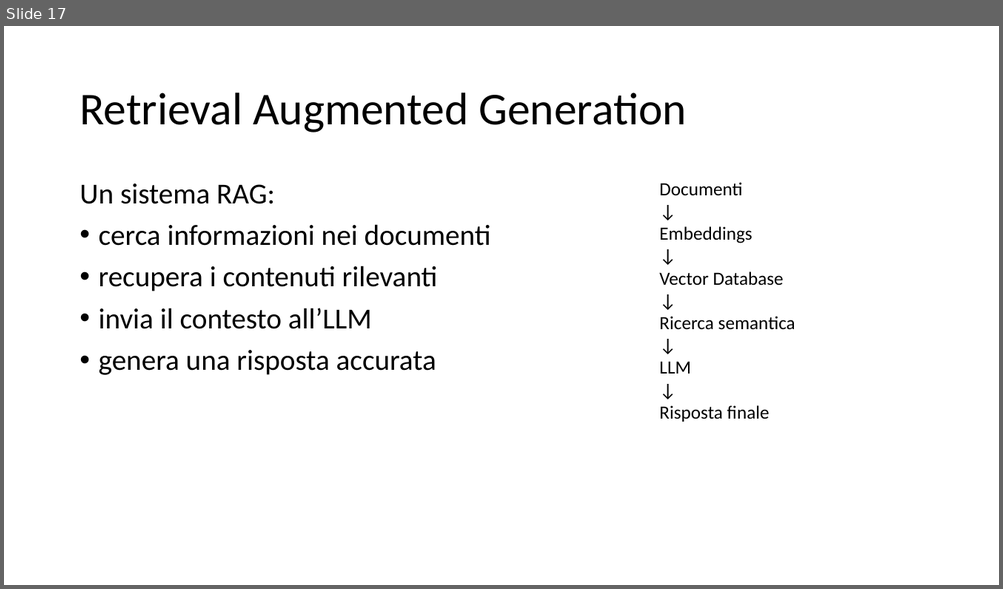
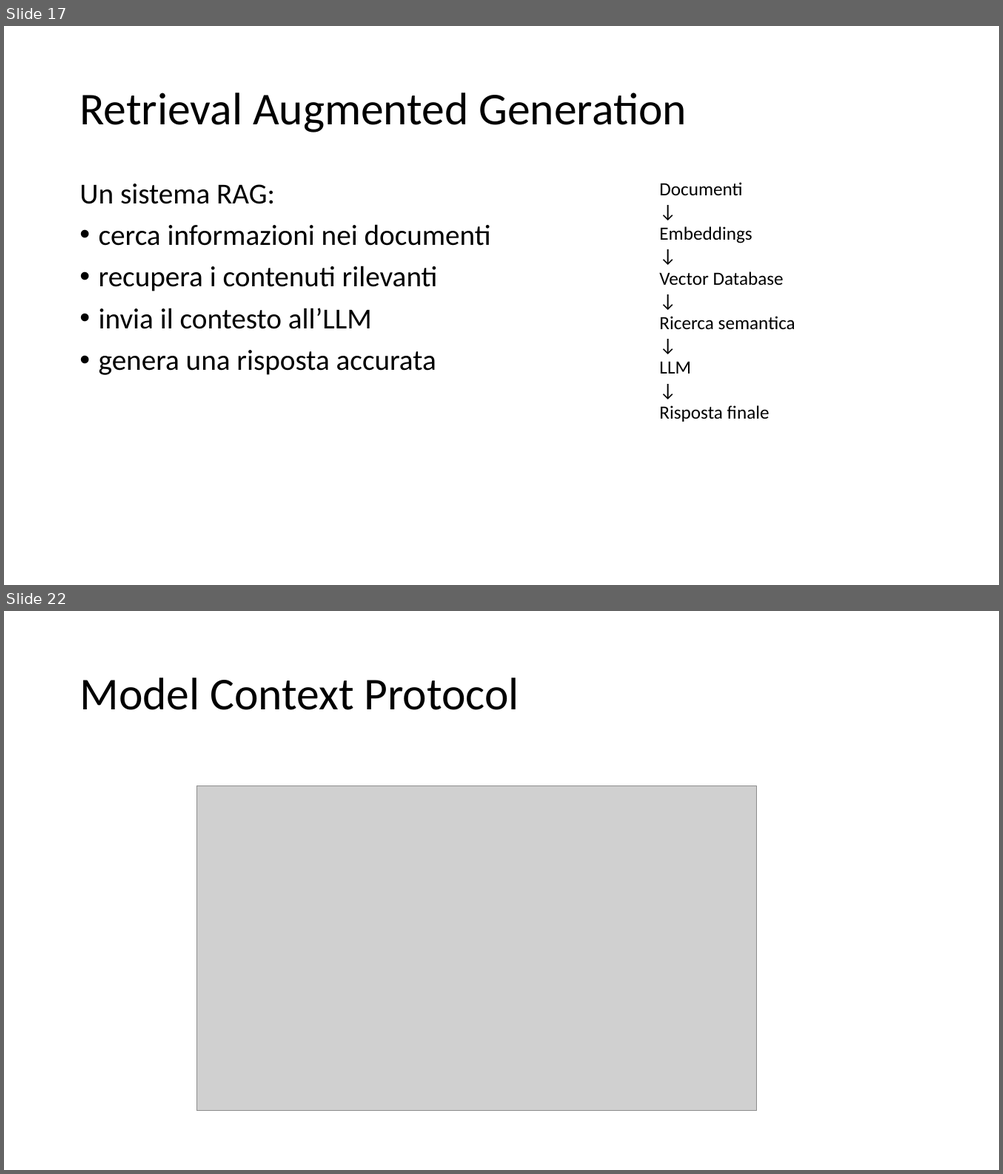
Before and after one commit to dipialx/Corso-Python, a slide deck: Lez6.pptx. Shown one above the other, each under a label of ours: slide 17 before the commit, slides 17 and 22 after it; the slides between them are not shown. The pictures are 1003x589 and 1003x1174 pixels, drawn with LibreOffice and Linux fonts; fonts in the diff are those of the drawing; grey boxes stand for pictures. Boxes give left, top, right and bottom in pixels: in the first picture for what was removed or moved away, otherwise in the second. Text is boxed around its words. In the diff, an @@ line names an element or a change of style, - is before the commit and + after.

```diff
--- a/Lez6.pptx
+++ b/Lez6.pptx
@@ slide 22 added at (4, 611, 999, 1170), background #FFFFFF @@
@@ title added at (79, 678, 519, 710), 44 pt, text #000000 @@
+Model Context Protocol
@@ picture added at (196, 786, 756, 1111) @@
```
Also in this commit, not shown: 1 slide changed, 4 other slides added, 4 other files.
